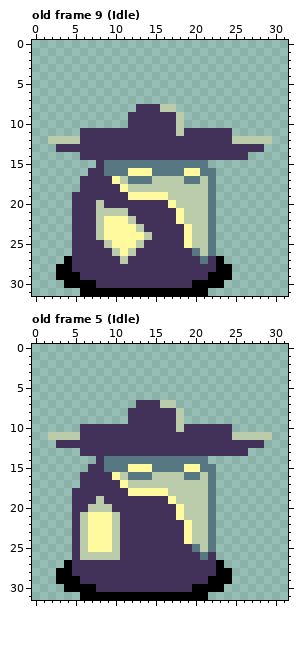
Edited in one commit: pixel-art file (GGJ2026/Assets/Game/Player/PlagueDoctor.aseprite). That is the earlier state.
32x32 pixels, 54 frames. Shown: old frame 9 (Idle), old frame 5 (Idle). The commit also changed other frames, which this record leaves out.
The same view after the edit:
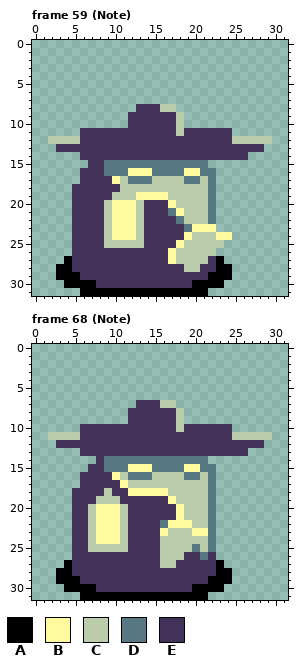
Palette (. is transparent): A #000000  B #fffa9e  C #bbccab  D #577782  E #423159
A new or re-ordered frame is compared with the old frame closest to it.
The edit:
frames 54 -> 70
Changed rows in their new state; - is an unchanged pixel.
Frame 59 (Note) is new; against old frame 9 (Idle), layers "Objects", "Lantern", "Body":
first column x 5:
15 --E-----------------
16 -E------------------
18 E-----C-------------
19 -----CCC------------
20 ---ECBBBC-----------
21 ---E-BBBC---D-------
22 ---EC--BC----D------
23 ---EC---------DBBB--
24 ---EC---CE-------CBB
25 -----CCC-----BC--CC-
26 -----EEE----BCCC-C--
27 ------E-----BCCCC---
28 --------------CC----
Frame 68 (Note) is new; against old frame 5 (Idle), layers "Objects", "Lantern":
first column x 6:
18 ---C------------
19 ---CC-----------
20 --BBBC----------
21 EC--BC----------
22 EC--BC----DBB---
23 EC--BC----BCCCBB
24 EC--BC----CCCC--
25 ECCC-C----CCCC--
26 EEEEE-----CCC---
27 ----------CC----
